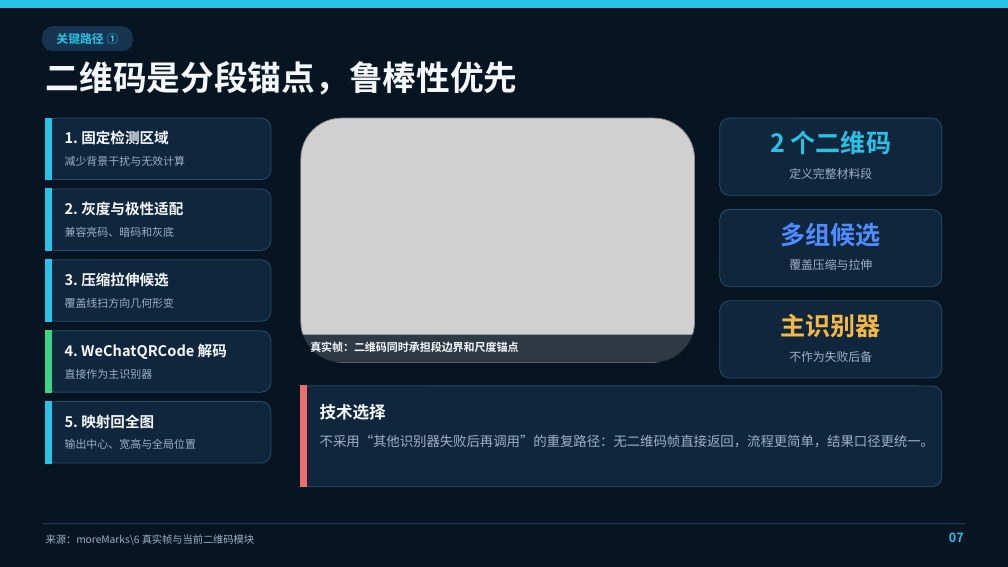
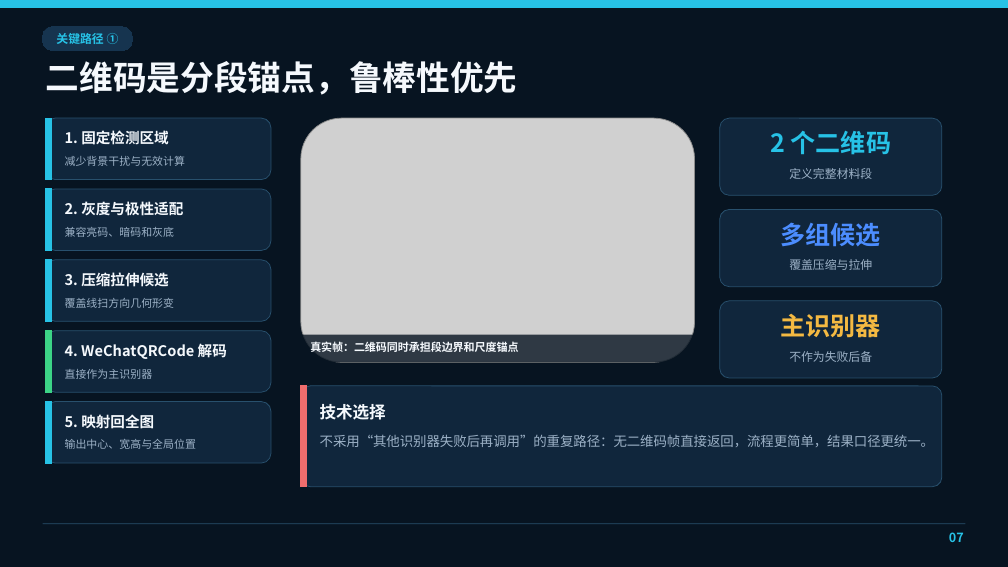
Before and after one commit to Kevin-ykg/CIS_WebInspector, a slide deck: slide 7 of outputs/CIS_WebInspector项目技术汇报.pptx. Drawn at 1008x567 pixels with LibreOffice and Linux fonts; fonts in the diff are those of the drawing; grey boxes stand for pictures. Boxes give left, top, right and bottom in pixels: in the first picture for what was removed or moved away, otherwise in the second. Text is boxed around its words. In the diff, an @@ line names an element or a change of style, - is before the commit and + after.

```diff
--- a/outputs/CIS_WebInspector项目技术汇报.pptx
+++ b/outputs/CIS_WebInspector项目技术汇报.pptx
@@ text removed at [46, 534, 254, 545] @@
-来源：moreMarks\6 真实帧与当前二维码模块
```
Also in this commit, not shown: 22 other slides changed, 10 other files.
